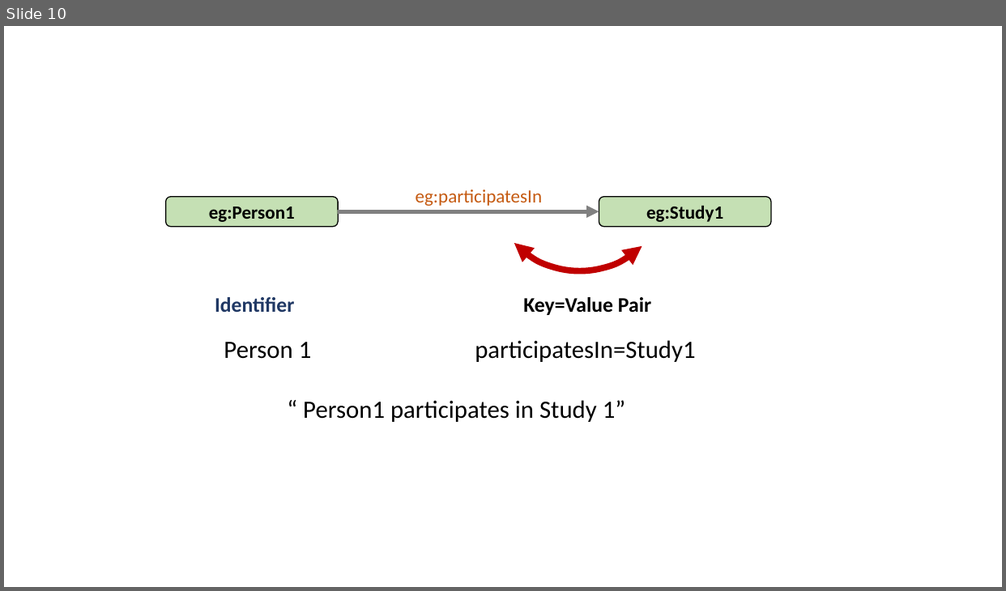
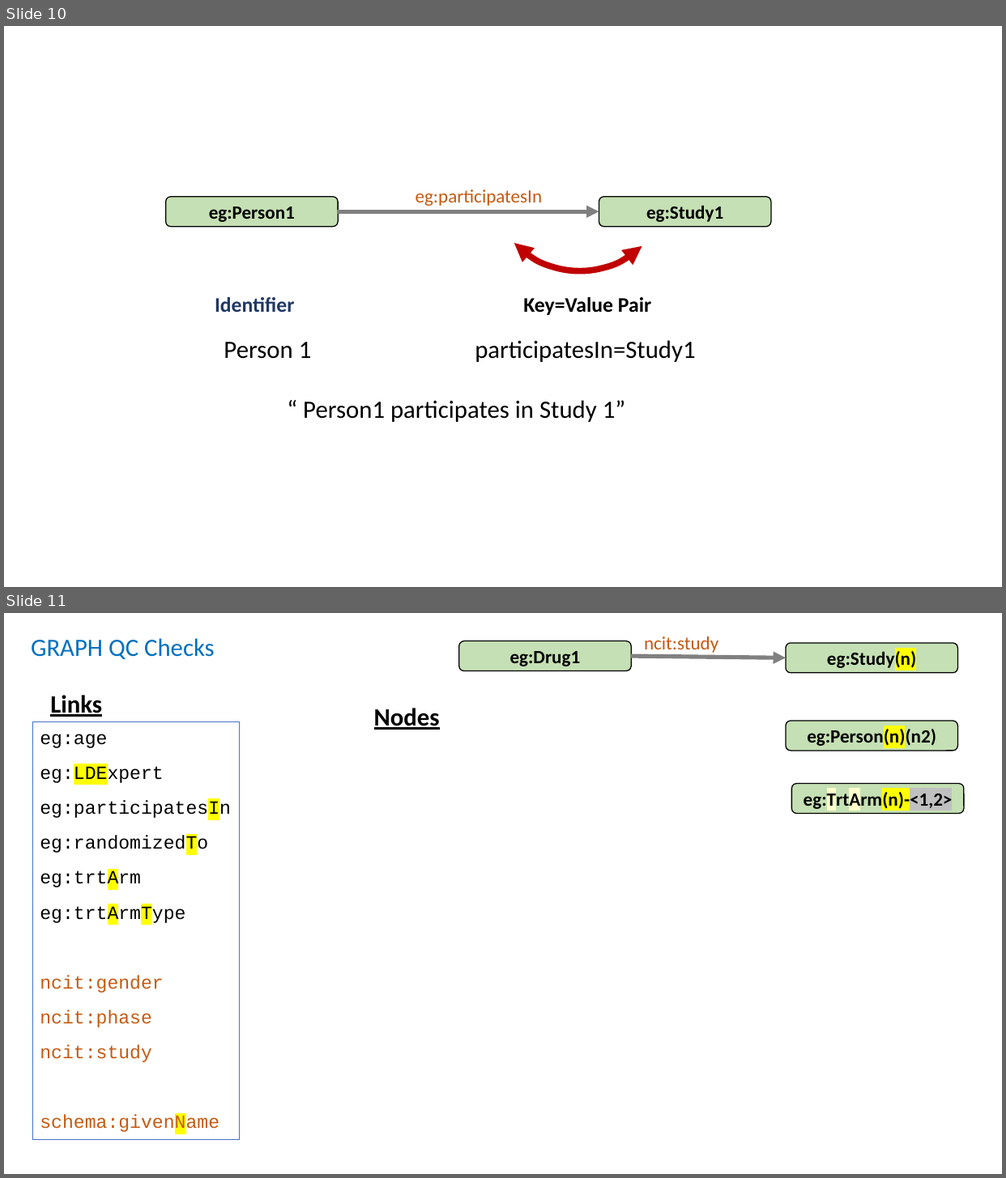
Before and after one commit to phuse-org/LinkedDataWorkshop, a slide deck: CSS2018/presentation/images/ImagesForPres.pptx. Shown one above the other, each under a label of ours: slide 10 before the commit, slides 10 and 11 after it. The pictures are 1006x591 and 1006x1178 pixels, drawn with LibreOffice and Linux fonts; fonts in the diff are those of the drawing. Boxes give left, top, right and bottom in pixels: in the first picture for what was removed or moved away, otherwise in the second. Text is boxed around its words. In the diff, an @@ line names an element or a change of style, - is before the commit and + after.

Commit message:
added review section for graph

```diff
--- a/CSS2018/presentation/images/ImagesForPres.pptx
+++ b/CSS2018/presentation/images/ImagesForPres.pptx
@@ slide 11 added at box(4, 613, 1002, 1174), background #FFFFFF @@
@@ text added at box(644, 636, 718, 655), 18 pt, text #C55A11 @@
+ncit:study
@@ text added at box(31, 638, 215, 659), 24 pt, text #0070C0 @@
+GRAPH QC Checks
@@ rounded rectangle added at box(459, 641, 632, 671), fill #C5E0B4, outline #000000 1 pt, 18 pt, text #000000, bold @@
+eg:Drug1
@@ arrow added from (632, 656) to (786, 658), #808080 4 pt @@
@@ rounded rectangle added at box(786, 643, 957, 673), fill #C5E0B4, outline #000000 1 pt, 18 pt, text #000000, bold @@
+eg:Study(n)
@@ text added at box(50, 695, 102, 717), 24 pt, text #000000, bold, underline @@
+Links
@@ text added at box(374, 708, 440, 730), 24 pt, text #000000, bold, underline @@
+Nodes
@@ rectangle added at box(32, 722, 239, 1141), outline #4472C4 0.75 pt, 18 pt, text #000000 @@
+eg:age
+eg:LDExpert
+eg:participatesIn
+eg:randomizedTo
+eg:trtArm
+eg:trtArmType
+ncit:gender
+ncit:phase
+ncit:study
+schema:givenName
@@ rounded rectangle added at box(786, 721, 957, 751), fill #C5E0B4, outline #000000 1 pt, 18 pt, text #000000, bold @@
+eg:Person(n)(n2)
@@ rounded rectangle added at box(791, 784, 964, 814), fill #C5E0B4, outline #000000 1 pt, 18 pt, text #000000, bold @@
+eg:TrtArm(n)-<1,2>
```
Also in this commit, not shown: 1 other slide added, 1 slide removed, 1 other file.
